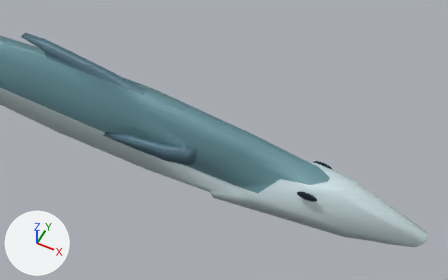
One commit to the glTF model public/models/fish5.glb: the scene before it, then after it.
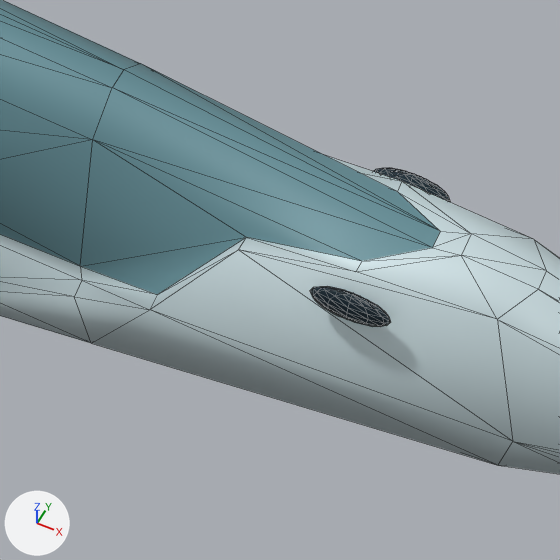
Each version appears first from a camera (50 mm lens) standing at (4.06, -4.49, 6.01) and looking at (1.89, -0.16, 0.59), and next in a close-up on the part from 49% to 80% of the width and 42% to 93% of the height. Every picture has the same lights, and +X, +Y and +Z are marked at lower left. The last two pictures show the newer version. The close-ups show mesh edges as thin lines. Where no turn or scale is listed for an object, it has been applied to the vertices.

Objects in the first close-up: 'Eye', 'Fish'.
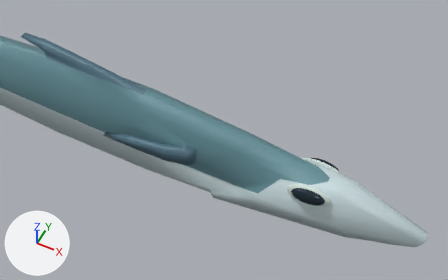
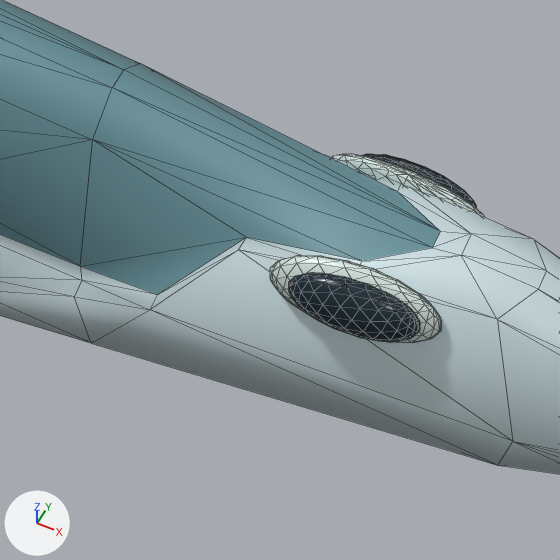
The change, as a diff of the scene's bpy script:
```diff
--- a/public/models/fish5.glb.py
+++ b/public/models/fish5.glb.py
@@ mat_natural_iris_outline @@
+mat_natural_iris_outline = principled_material('Natural iris outline')
+mat_natural_iris_outline.base_color = (0.665, 0.776, 0.738)  # light grey #d5e4df
+mat_natural_iris_outline.metallic = 0.05
+mat_natural_iris_outline.roughness = 0.35
@@ me_sphere_1 @@
+me_sphere_1.from_pydata(...)  # 584 vertices, 1152 faces; spans x 2.738..3.266, y -0.316..0.316, z 0.151..0.391
+# faces by material slot: [576, 576]
+me_sphere_1.materials.append(mat_natural_iris_outline)  # light grey #d5e4df
+me_sphere_1.materials.append(mat_natural_dark_eyes)  # dark blue #0d2531
@@ ob_eye @@
-ob_eye = bpy.data.objects.new('Eye', me_sphere)
-ob_eye.location = (0.0, 0.0, 0.0)
@@ ob_eye_iris @@
+ob_eye_iris = bpy.data.objects.new('Eye iris', me_sphere_1)
+ob_eye_iris.location = (0.0, 0.0, 0.0)
```

Location of each change, [x1, y1, x2, y2] in pixels of the close-ups (560 x 560 px):
'Eye iris', added
    after: [270, 154, 485, 343]
    faces in mat_natural_dark_eyes (dark blue #0d2531): [289, 154, 476, 342]
    faces in mat_natural_iris_outline (light grey #d5e4df): [270, 154, 485, 343]
'Eye', deleted
    before: [310, 168, 450, 327]
